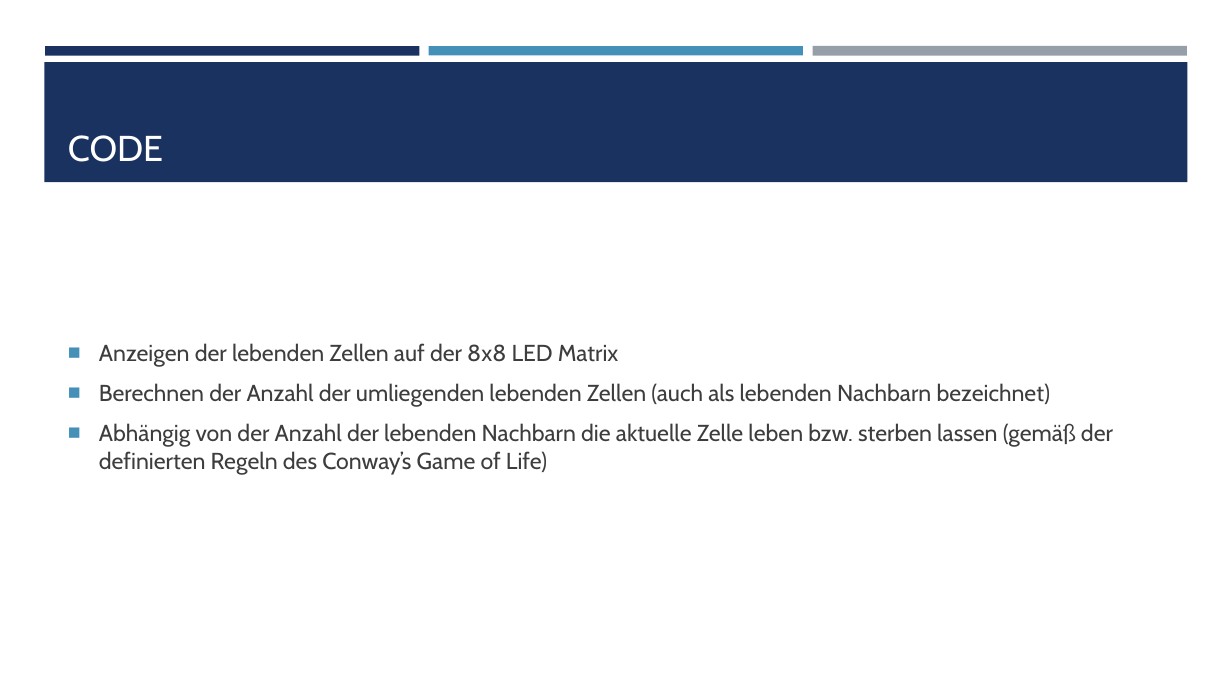
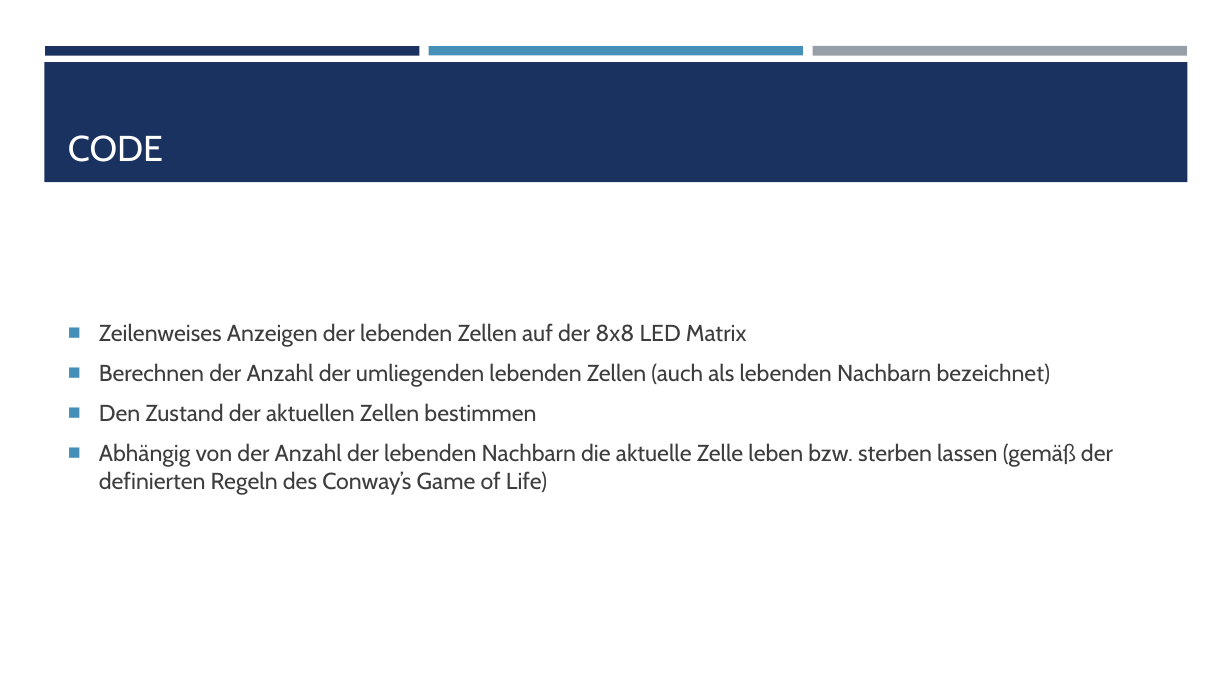
Before and after one commit to joshuaschu/GameOfLife, a slide deck: slide 5 of Presentation.pptx. Drawn at 1232x693 pixels with LibreOffice and Linux fonts; fonts in the diff are those of the drawing. Boxes give left, top, right and bottom in pixels: in the first picture for what was removed or moved away, otherwise in the second. Text is boxed around its words. In the diff, an @@ line names an element or a change of style, - is before the commit and + after.

```diff
--- a/Presentation.pptx
+++ b/Presentation.pptx
@@ text at (99,323,747,347): text changed @@
-■ Anzeigen der lebenden Zellen auf der 8x8 LED Matrix
+■ Zeilenweises Anzeigen der lebenden Zellen auf der 8x8 LED Matrix
@@ text at (99,403,536,422): paragraph added @@
+■ Den Zustand der aktuellen Zellen bestimmen
```
Also in this commit, not shown: 1 other slide changed, 3 other files.
